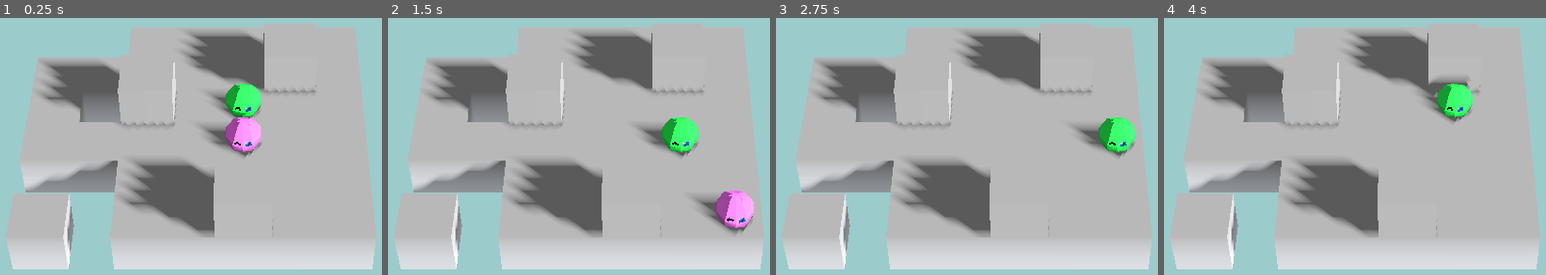
Above: before the commit, frames 1-4 (left to right).
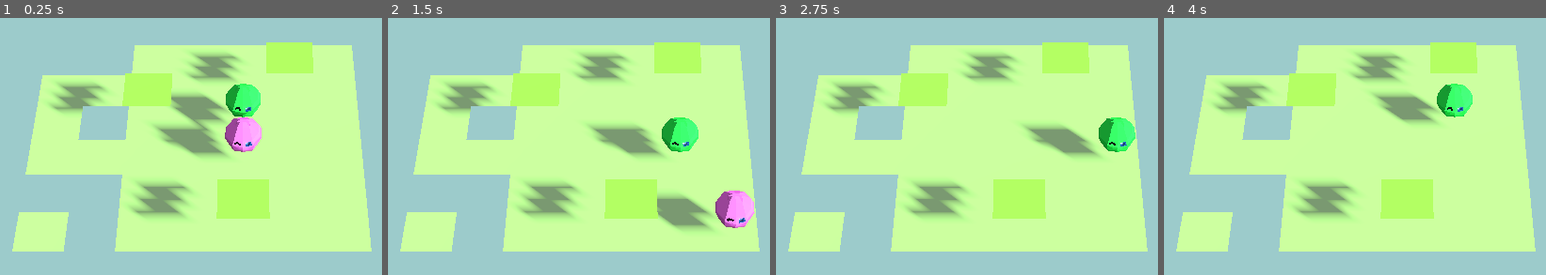
Above: after the commit, the same moments.

Repository: greatbrick0/GMTK-Jam-2024
Game: Godot game, scene res://Scenes/Levels/level_1.tscn
The game is run twice, just before and just after one commit, with the same random seed, the same clock (stepped at 60 frames per second) and the same inputs.
Inputs:
- Up to frame 1 (0.25 s): no input
- Up to frame 2 (1.5 s): tap Enter at 0.5 s; hold D (MoveRight) 0.53-1.28 s; tap Space at 1.25 s; hold S (MoveDown) from 1.28 s (still down)
- Up to frame 3 (2.75 s): tap Enter at 2 s; release S (MoveDown) at 2.03 s; hold D (MoveRight) from 2.03 s (still down)
- Up to frame 4 (4 s): tap Space at 2.75 s; release D (MoveRight) at 2.78 s; hold W (MoveUp) 2.78-3.53 s; tap Enter at 3.5 s; hold A (MoveLeft) from 3.53 s (still down)

The runs differ from the first frame. In frame 1, 77% of the frame differs, in the area x 1-99%, y 2-98%; in frame 2, 77%; in frame 3, 78%; in frame 4, 78%.

Commit message:
Rescaled grass panels

Diff:
--- a/Art/grassPanelLib.tres
+++ b/Art/grassPanelLib.tres
@@ -159,40 +159,40 @@
 }
 
 [sub_resource type="ImageTexture" id="ImageTexture_bxj3l"]
-image = SubResource("Image_6lnki")
+image = SubResource("Image_ews5k")
 
 [resource]
 item/0/name = "GrassVar0"
 item/0/mesh = SubResource("ArrayMesh_8fpi6")
-item/0/mesh_transform = Transform3D(1, 0, 0, 0, 1, 0, 0, 0, 1, 0, 0, 0)
+item/0/mesh_transform = Transform3D(0.5, 0, 0, 0, 0.5, 0, 0, 0, 0.5, 0, 0, 0)
 item/0/shapes = []
 item/0/navigation_mesh_transform = Transform3D(1, 0, 0, 0, 1, 0, 0, 0, 1, 0, 0, 0)
 item/0/navigation_layers = 1
 item/0/preview = SubResource("ImageTexture_wrq7y")
 item/1/name = "GrassVar1"
 item/1/mesh = SubResource("ArrayMesh_rjg4w")
-item/1/mesh_transform = Transform3D(1, 0, 0, 0, 1, 0, 0, 0, 1, 0, 0, 0)
+item/1/mesh_transform = Transform3D(0.5, 0, 0, 0, 0.5, 0, 0, 0, 0.5, 0, 0, 0)
 item/1/shapes = []
 item/1/navigation_mesh_transform = Transform3D(1, 0, 0, 0, 1, 0, 0, 0, 1, 0, 0, 0)
 item/1/navigation_layers = 1
 item/1/preview = SubResource("ImageTexture_erfh4")
 item/2/name = "GrassVar2"
 item/2/mesh = SubResource("ArrayMesh_vv71n")
-item/2/mesh_transform = Transform3D(1, 0, 0, 0, 1, 0, 0, 0, 1, 0, 0, 0)
+item/2/mesh_transform = Transform3D(0.5, 0, 0, 0, 0.5, 0, 0, 0, 0.5, 0, 0, 0)
 item/2/shapes = []
 item/2/navigation_mesh_transform = Transform3D(1, 0, 0, 0, 1, 0, 0, 0, 1, 0, 0, 0)
 item/2/navigation_layers = 1
 item/2/preview = SubResource("ImageTexture_yvxtp")
 item/3/name = "GrassVar3"
 item/3/mesh = SubResource("ArrayMesh_cv07q")
-item/3/mesh_transform = Transform3D(1, 0, 0, 0, 1, 0, 0, 0, 1, 0, 0, 0)
+item/3/mesh_transform = Transform3D(0.5, 0, 0, 0, 0.5, 0, 0, 0, 0.5, 0, 0, 0)
 item/3/shapes = []
-item/3/navigation_mesh_transform = Transform3D(1, 0, 0, 0, 1, 0, 0, 0, 1, 0, 0, 0)
+item/3/navigation_mesh_transform = Transform3D(0.5, 0, 0, 0, 0.5, 0, 0, 0, 0.5, 0, 0, 0)
 item/3/navigation_layers = 1
 item/3/preview = SubResource("ImageTexture_a446j")
 item/4/name = "GrassVar4"
 item/4/mesh = SubResource("ArrayMesh_tofdx")
-item/4/mesh_transform = Transform3D(1, 0, 0, 0, 1, 0, 0, 0, 1, 0, 0, 0)
+item/4/mesh_transform = Transform3D(0.5, 0, 0, 0, 0.5, 0, 0, 0, 0.5, 0, 0, 0)
 item/4/shapes = []
 item/4/navigation_mesh_transform = Transform3D(1, 0, 0, 0, 1, 0, 0, 0, 1, 0, 0, 0)
 item/4/navigation_layers = 1
--- a/Scenes/Levels/level_1.tscn
+++ b/Scenes/Levels/level_1.tscn
@@ -4,7 +4,7 @@
 [ext_resource type="Script" path="res://Scripts/Level.gd" id="1_jbn6u"]
 [ext_resource type="Texture2D" uid="uid://dhhnp6x275thb" path="res://Art/Images/TileMapData.png" id="2_f76gy"]
 [ext_resource type="PackedScene" uid="uid://dq4smmbp1k74c" path="res://Scenes/jumpy_slime.tscn" id="4_2mphd"]
-[ext_resource type="MeshLibrary" uid="uid://bm6wbqbckwm2w" path="res://Art/TempMeshLib.tres" id="5_5nhmr"]
+[ext_resource type="MeshLibrary" uid="uid://vp31fmn484sn" path="res://Art/grassPanelLib.tres" id="5_wg3i6"]
 
 [sub_resource type="TileSetAtlasSource" id="TileSetAtlasSource_78i1y"]
 texture = ExtResource("2_f76gy")
@@ -53,7 +53,7 @@
 
 [node name="GridMap" type="GridMap" parent="Level"]
 transform = Transform3D(1, 0, 0, 0, 1, 0, 0, 0, 1, -0.5, 0, -0.5)
-mesh_library = ExtResource("5_5nhmr")
+mesh_library = ExtResource("5_wg3i6")
 cell_size = Vector3(1, 1, 1)
 data = {
 "cells": PackedInt32Array(-65536, 0, 0, -65535, 0, 0, -65534, 0, 0, -1, 0, 0, -3, 1, 0, -2, 1, 0, -1, 1, 0, -65536, 1,  …(421 unchanged characters)…
Not shown: 2 places in Art/TempMeshLib.tres that only renumber resources
Not shown: 9 places in Art/grassPanelLib.tres that only renumber resources
